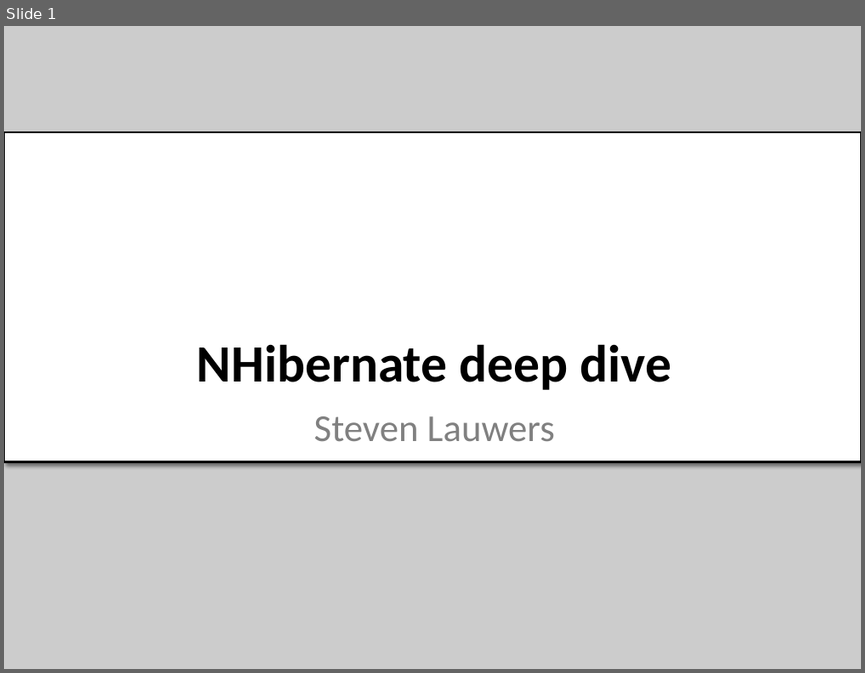
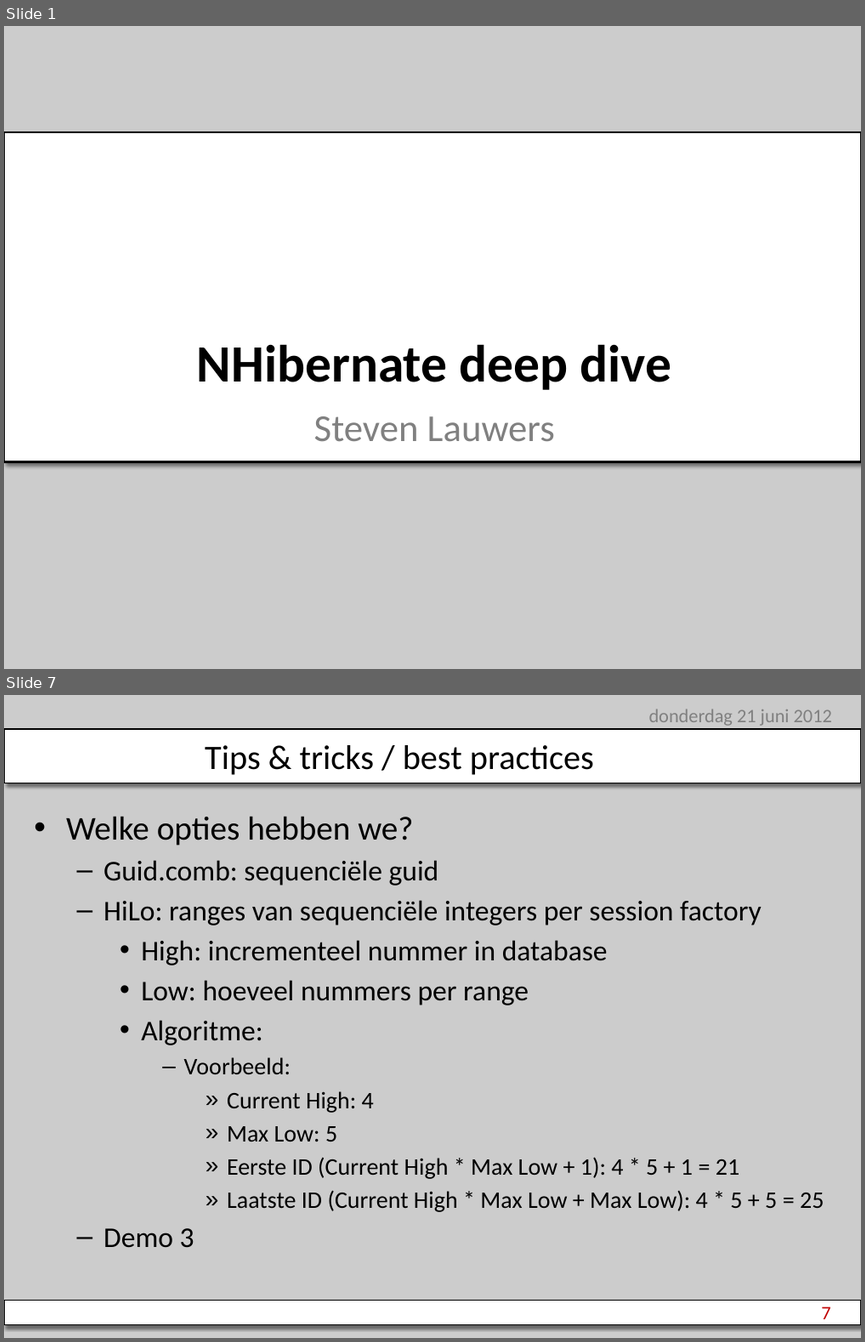
Before and after one commit to stevenlauwers22/NHibernate.QFrameBootcamp, a slide deck: NHibernateCourse.pptx. Shown one above the other, each under a label of ours: slide 1 before the commit, slides 1 and 7 after it; the slides between them are not shown. The pictures are 865x673 and 865x1342 pixels, drawn with LibreOffice and Linux fonts; fonts in the diff are those of the drawing; background and template pictures are left out. Boxes give left, top, right and bottom in pixels: in the first picture for what was removed or moved away, otherwise in the second. Text is boxed around its words. In the diff, an @@ line names an element or a change of style, - is before the commit and + after.

```diff
--- a/NHibernateCourse.pptx
+++ b/NHibernateCourse.pptx
@@ slide 7 added at <box>4,695,861,1338</box>, background #CCCCCC @@
@@ text added at <box>649,709,832,726</box>, 16 pt, text #808080 @@
+donderdag 21 juni 2012
@@ rectangle added at <box>4,729,861,783</box>, fill #FFFFFF, outline #000000 1 pt @@
@@ title added at <box>205,745,594,775</box>, 28.8 pt, text #000000 @@
+Tips & tricks / best practices
@@ text added at <box>66,816,823,1247</box>, 24 pt, text #000000 @@
+• Welke opties hebben we?
+  – Guid.comb: sequenciële guid
+  – HiLo: ranges van sequenciële integers per session factory
+    • High: incrementeel nummer in database
+    • Low: hoeveel nummers per range
+    • Algoritme:
+      – Voorbeeld:
+        » Current High: 4
+        » Max Low: 5
+        » Eerste ID (Current High * Max Low + 1): 4 * 5 + 1 = 21
+        » Laatste ID (Current High * Max Low + Max Low): 4 * 5 + 5 = 25
+  – Demo 3
@@ rectangle added at <box>4,1300,861,1325</box>, fill #FFFFFF, outline #000000 1 pt @@
@@ page number added at <box>821,1306,830,1319</box>, 16 pt, text #C00000 @@
+7
```
Also in this commit, not shown: 12 slides changed, 2 other slides added, 9 other files.
